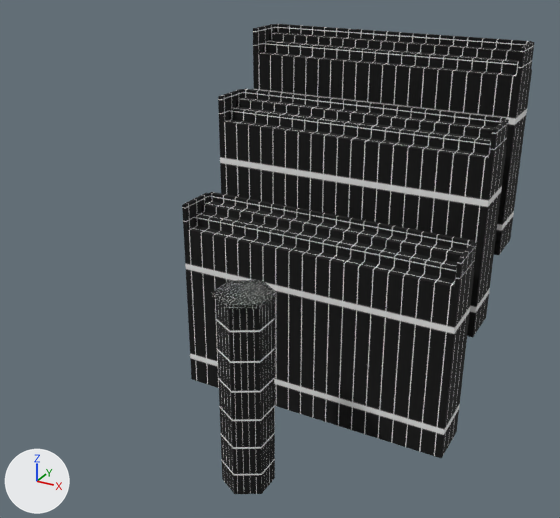
A saved change to the Blender file assets/maps/map1.blend.
Before and after are seen from a 50 mm camera at (259.0, -420.0, 243.0) aimed at (-8.0, 67.0, -1.0). The axes (+X, +Y, +Z) are drawn at lower left. The lights are the same throughout. The older version comes first. Objects named as collision shapes, trigger or cutter boxes, shadow casters or lower levels of detail are left out.

Script lines for the objects in view, before the commit:
```python
me_cube_001 = bpy.data.meshes.new('Cube.001')
me_cube_001.from_pydata(...)  # 68 vertices, 68 faces; spans x 30.0..70.0, y -130.0..110.0, z -150.0..22.0
me_cube_001.materials.append(mat_base)  # picture img_glow_png
me_cube_002 = bpy.data.meshes.new('Cube.002')
me_cube_002.from_pydata(...)  # 68 vertices, 68 faces; spans x 30.0..70.0, y -130.0..110.0, z -150.0..22.0
me_cube_002.materials.append(mat_base)  # picture img_glow_png
me_cube_003 = bpy.data.meshes.new('Cube.003')
me_cube_003.from_pydata(...)  # 68 vertices, 68 faces; spans x 30.0..70.0, y -130.0..110.0, z -150.0..22.0
me_cube_003.materials.append(mat_base)  # picture img_glow_png
me_cylinder_001 = bpy.data.meshes.new('Cylinder.001')
me_cylinder_001.from_pydata(...)  # 42 vertices, 38 faces; spans x -20.0..20.0, y -23.0..23.0, z -163.0..1.0
me_cylinder_001.materials.append(mat_base)  # picture img_glow_png
ob_cube = bpy.data.objects.new('Cube', me_cube_002)
ob_cube.location = (0.0, 51.0, 0.0)
ob_cube.rotation_euler = (0.0, 0.0, 1.571)  # degrees (0, 0, 90)
ob_cube_001 = bpy.data.objects.new('Cube.001', me_cube_001)
ob_cube_001.location = (0.0, 111.0, 80.0)
ob_cube_001.rotation_euler = (0.0, 0.0, 1.571)  # degrees (0, 0, 90)
ob_cube_002 = bpy.data.objects.new('Cube.002', me_cube_003)
ob_cube_002.location = (0.0, 171.0, 130.0)
ob_cube_002.rotation_euler = (0.0, 0.0, 1.571)  # degrees (0, 0, 90)
ob_main = bpy.data.objects.new('Main', me_cylinder_001)
ob_main.location = (0.0, 0.0, 0.0)
```
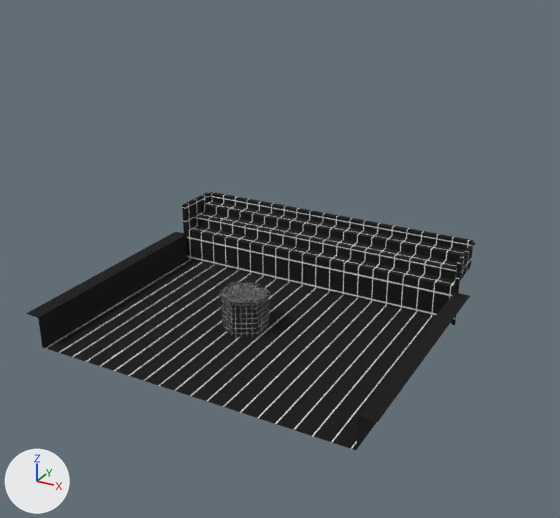
Pixel boxes [x1, y1, x2, y2] of what changed, in the pictures (560 x 518 px):
'Cube', reshaped (53% wider)
    before: [182, 192, 476, 459]
    after: [26, 192, 476, 450]
'Cube.001', deleted
    before: [218, 89, 509, 337]
'Cube.002', deleted
    before: [253, 24, 535, 255]
'Main', reshaped (20% narrower, 74% shorter)
    before: [212, 280, 277, 494]
    after: [219, 282, 271, 337]
part 1 of me_cube_002, built on
    before: [184, 230, 476, 459]
    after: [26, 230, 470, 450]

Diff of the bpy script that builds the scene:
```diff
--- a/assets/maps/map1.blend.py
+++ b/assets/maps/map1.blend.py
@@ me_cube_002 @@
 # used by ob_cube; location = (0.0, 51.0, 0.0); rotation_euler = (0.0, 0.0, 1.571), in degrees (0, 0, 90)
-me_cube_002.from_pydata(...)  # 68 vertices, 68 faces; spans x 30.0..70.0, y -130.0..110.0, z -150.0..22.0
+me_cube_002.from_pydata(...)  # 55 vertices, 36 faces; spans x -143.0..70.0, y -139.0..119.0, z -30.0..22.0
+# me_cube_002 part 1
+# 29 vertices are removed from x 30.0..70.0, y -130.0..110.0, z -150.0..0.0
+# 41 faces are deleted
+# 16 vertices are added at x -143.0..30.0, y -139.0..119.0, z -30.0..-4.0
+# 9 new faces join them
 me_cube_002.materials.append(mat_base)
@@ me_cylinder_001 @@
 # used by ob_main; location = (0.0, 0.0, 0.0)
-me_cylinder_001.from_pydata(...)  # 42 vertices, 38 faces; spans x -20.0..20.0, y -23.0..23.0, z -163.0..1.0
+me_cylinder_001.from_pydata(...)  # 42 vertices, 37 faces; spans x -16.0..16.0, y -18.0..18.0, z -27.0..1.0
+# me_cylinder_001 part 2: the whole mesh is rebuilt
 me_cylinder_001.materials.append(mat_base)
@@ ob_cube_001 @@
-ob_cube_001 = bpy.data.objects.new('Cube.001', me_cube_001)
-ob_cube_001.location = (0.0, 111.0, 80.0)
-ob_cube_001.rotation_euler = (0.0, 0.0, 1.571)  # degrees (0, 0, 90)
@@ ob_cube_002 @@
-ob_cube_002 = bpy.data.objects.new('Cube.002', me_cube_003)
-ob_cube_002.location = (0.0, 171.0, 130.0)
-ob_cube_002.rotation_euler = (0.0, 0.0, 1.571)  # degrees (0, 0, 90)
```
